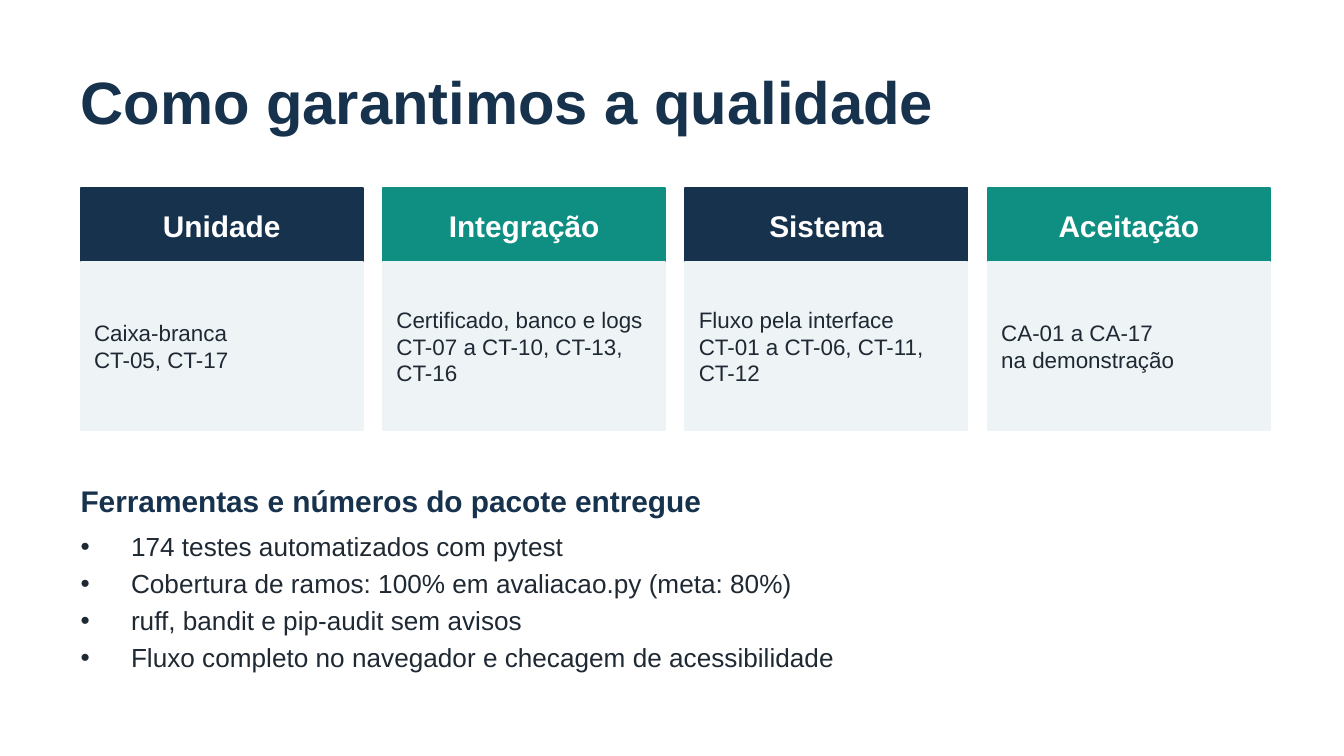
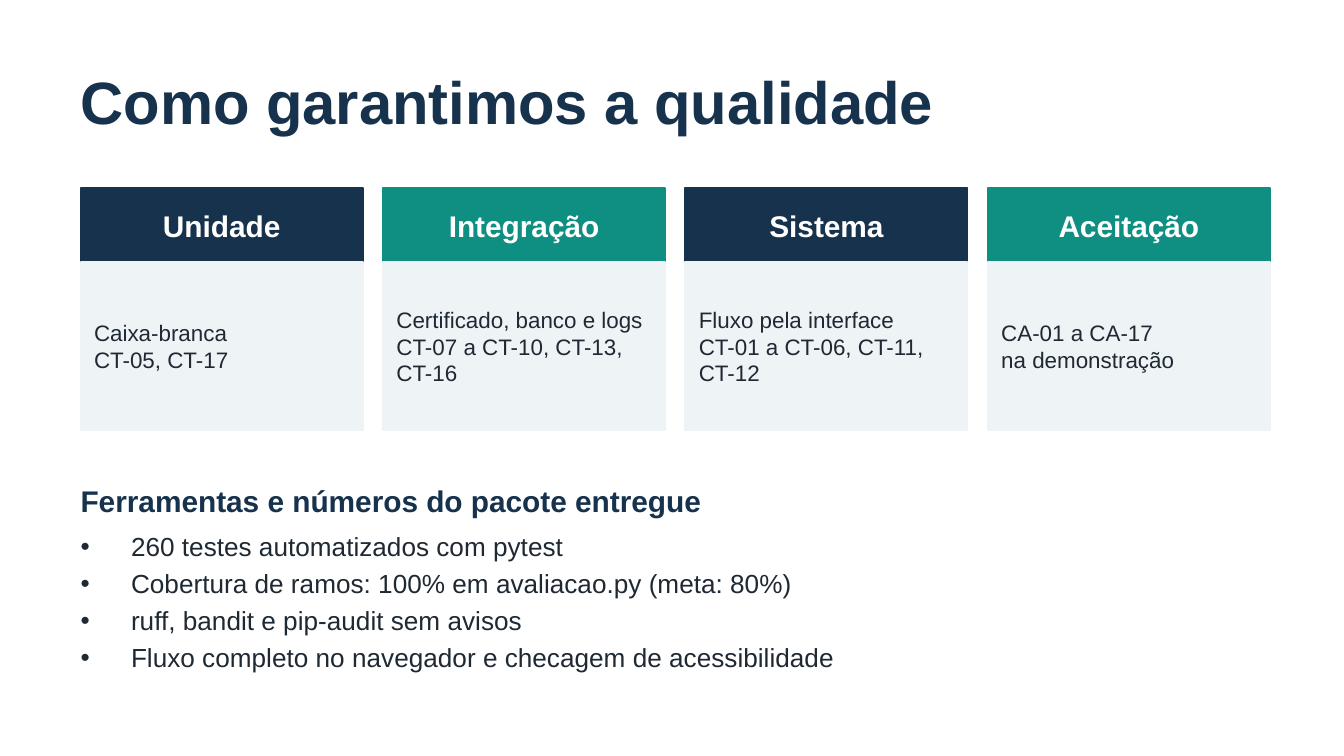
Before and after one commit to teusluv/a3-qualidade-software, a slide deck: slide 4 of docs/apresentacao/A3-apresentacao.pptx. Drawn at 1344x756 pixels with LibreOffice and Linux fonts; fonts in the diff are those of the drawing. Boxes give left, top, right and bottom in pixels: in the first picture for what was removed or moved away, otherwise in the second. Text is boxed around its words. In the diff, an @@ line names an element or a change of style, - is before the commit and + after.

Commit message:
Implementa melhorias de segurança e validação dos testes

```diff
--- a/docs/apresentacao/A3-apresentacao.pptx
+++ b/docs/apresentacao/A3-apresentacao.pptx
@@ text at (x1=131, y1=537, x2=563, y2=562): text changed @@
-• 174 testes automatizados com pytest
+• 260 testes automatizados com pytest
```
Also in this commit, not shown: 50 other files.
